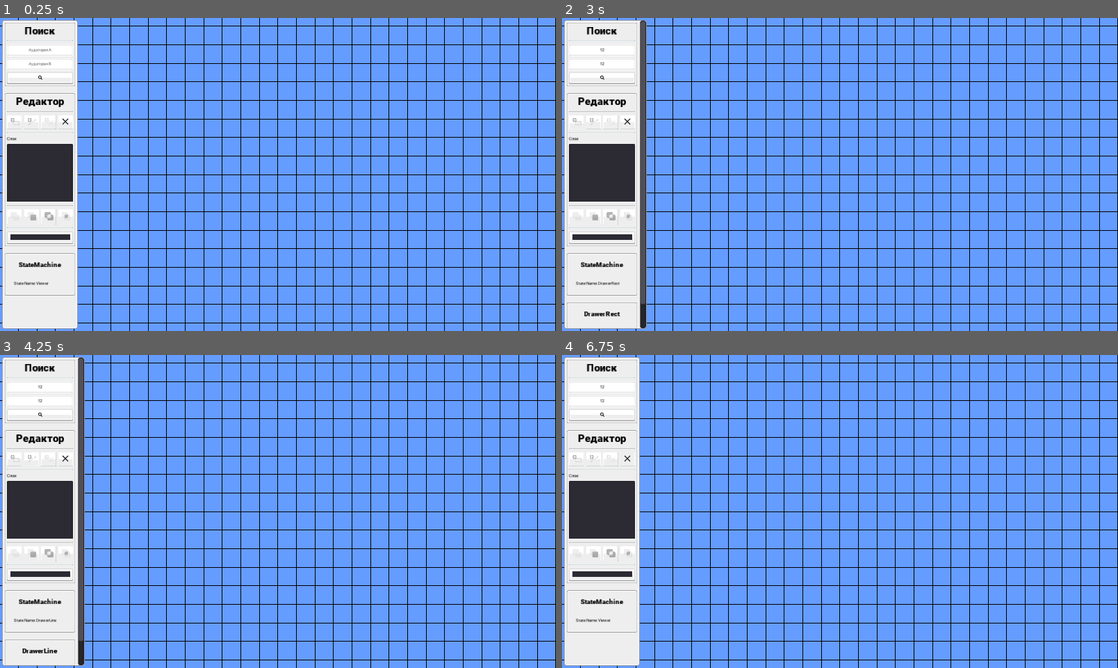
Above: before the commit, frames 1-4 (two rows, left to right).
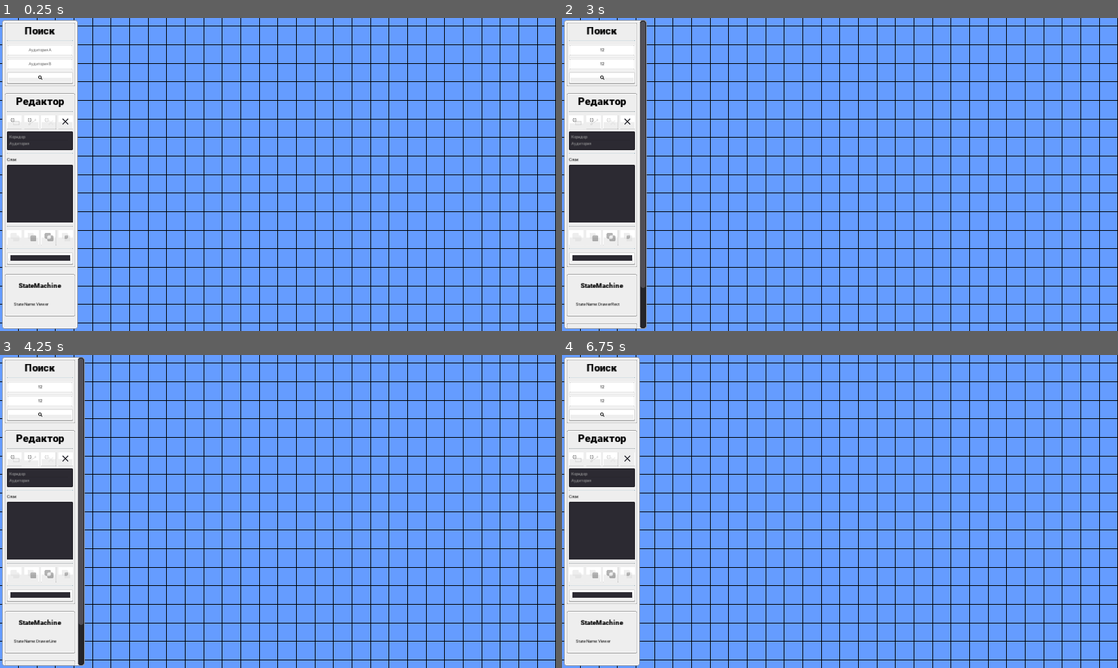
Above: after the commit, the same moments.

Repository: nikolai-in/MapDemo
Game: Godot game, scene res://src/Main/Main.tscn
Two runs of this game, one before a commit and one after it. Both use one fixed random seed, a clock stepped at 60 frames per second and the inputs below.
Inputs (mouse positions are in pixels of both pictures, inside the frame that each line leads up to):
- Up to frame 1 (0.25 s): no input
- Up to frame 2 (3 s): click (600, 49) at 0.52 s; type "12" at 0.6 s; click (600, 64) at 0.75 s; type "12" at 0.83 s; click (628, 121) at 1.25 s; click "" at 2 s; click (578, 121) at 2.75 s
- Up to frame 3 (4.25 s): click (33, 458) at 3.5 s
- Up to frame 4 (6.75 s): click "" at 4.25 s; click (578, 458) at 5 s; click (595, 458) at 5.75 s; click (628, 458) at 6.5 s

The runs differ from the first frame. In frame 1, 2.8% of the frame differs, in the area x 0-14%, y 36-96%; in frame 2, 3.0%, in the area x 0-15%, y 36-98%; in frame 3, 3.0%; in frame 4, 2.8%.

Commit message:
:sparkles: Color memory and types

Diff:
--- a/app/src/Main/Main.tscn
+++ b/app/src/Main/Main.tscn
@@ -26,6 +26,7 @@
 [ext_resource path="res://src/UI/Search/SearchField/SearchField.tscn" type="PackedScene" id=24]
 [ext_resource path="res://src/UI/debug/DebugPanel.tscn" type="PackedScene" id=25]
 [ext_resource path="res://assets/icons/del.svg" type="Texture" id=26]
+[ext_resource path="res://src/UI/Editor/Tools/RoomTypes.gd" type="Script" id=27]
 
 [sub_resource type="DynamicFont" id=1]
 use_mipmaps = true
@@ -63,7 +64,7 @@
 
 [node name="Column" type="VBoxContainer" parent="UI/Sidebar/ScrollContainer"]
 margin_right = 260.0
-margin_bottom = 980.0
+margin_bottom = 1006.0
 
 [node name="Search" type="MarginContainer" parent="UI/Sidebar/ScrollContainer/Column"]
 margin_right = 260.0
@@ -120,26 +121,26 @@
 [node name="Editor" type="MarginContainer" parent="UI/Sidebar/ScrollContainer/Column"]
 margin_top = 243.0
 margin_right = 260.0
-margin_bottom = 787.0
+margin_bottom = 813.0
 rect_min_size = Vector2( 200, 0 )
 
 [node name="Panel" type="Panel" parent="UI/Sidebar/ScrollContainer/Column/Editor"]
 margin_left = 8.0
 margin_top = 8.0
 margin_right = 252.0
-margin_bottom = 536.0
+margin_bottom = 562.0
 
 [node name="Margin" type="MarginContainer" parent="UI/Sidebar/ScrollContainer/Column/Editor"]
 margin_left = 8.0
 margin_top = 8.0
 margin_right = 252.0
-margin_bottom = 536.0
+margin_bottom = 562.0
 
 [node name="Column" type="VBoxContainer" parent="UI/Sidebar/ScrollContainer/Column/Editor/Margin"]
 margin_left = 8.0
 margin_top = 8.0
 margin_right = 236.0
-margin_bottom = 520.0
+margin_bottom = 546.0
 
 [node name="Name" type="Label" parent="UI/Sidebar/ScrollContainer/Column/Editor/Margin/Column"]
 margin_right = 228.0
@@ -193,15 +194,22 @@
 size_flags_horizontal = 3
 icon = ExtResource( 26 )
 
+[node name="RoomTypes" type="ItemList" parent="UI/Sidebar/ScrollContainer/Column/Editor/Margin/Column"]
+margin_top = 124.0
+margin_right = 228.0
+margin_bottom = 142.0
+auto_height = true
+script = ExtResource( 27 )
+
 [node name="Sep2" type="HSeparator" parent="UI/Sidebar/ScrollContainer/Column/Editor/Margin/Column"]
-margin_top = 124.0
-margin_right = 228.0
-margin_bottom = 132.0
+margin_top = 150.0
+margin_right = 228.0
+margin_bottom = 158.0
 
 [node name="Layers" type="VBoxContainer" parent="UI/Sidebar/ScrollContainer/Column/Editor/Margin/Column"]
-margin_top = 140.0
-margin_right = 228.0
-margin_bottom = 367.0
+margin_top = 166.0
+margin_right = 228.0
+margin_bottom = 393.0
 
 [node name="Name" type="Label" parent="UI/Sidebar/ScrollContainer/Column/Editor/Margin/Column/Layers"]
 margin_right = 228.0
@@ -218,14 +226,14 @@
 script = ExtResource( 23 )
 
 [node name="Sep3" type="HSeparator" parent="UI/Sidebar/ScrollContainer/Column/Editor/Margin/Column"]
-margin_top = 375.0
-margin_right = 228.0
-margin_bottom = 383.0
+margin_top = 401.0
+margin_right = 228.0
+margin_bottom = 409.0
 
 [node name="Bools" type="HBoxContainer" parent="UI/Sidebar/ScrollContainer/Column/Editor/Margin/Column"]
-margin_top = 391.0
-margin_right = 228.0
-margin_bottom = 445.0
+margin_top = 417.0
+margin_right = 228.0
+margin_bottom = 471.0
 
 [node name="Unite" type="Button" parent="UI/Sidebar/ScrollContainer/Column/Editor/Margin/Column/Bools"]
 margin_right = 51.3241
@@ -259,20 +267,20 @@
 icon = ExtResource( 16 )
 
 [node name="Sep4" type="HSeparator" parent="UI/Sidebar/ScrollContainer/Column/Editor/Margin/Column"]
-margin_top = 453.0
-margin_right = 228.0
-margin_bottom = 461.0
+margin_top = 479.0
+margin_right = 228.0
+margin_bottom = 487.0
 
 [node name="ColorPickerButton" type="ColorPickerButton" parent="UI/Sidebar/ScrollContainer/Column/Editor/Margin/Column"]
-margin_top = 469.0
-margin_right = 228.0
-margin_bottom = 512.251
+margin_top = 495.0
+margin_right = 228.0
+margin_bottom = 538.251
 color = Color( 0.172549, 0.164706, 0.196078, 1 )
 
 [node name="Margin" type="MarginContainer" parent="UI/Sidebar/ScrollContainer/Column"]
-margin_top = 795.0
-margin_right = 260.0
-margin_bottom = 956.64
+margin_top = 821.0
+margin_right = 260.0
+margin_bottom = 982.64
 
 [node name="DebugPanel" parent="UI/Sidebar/ScrollContainer/Column/Margin" instance=ExtResource( 25 )]
 margin_right = 252.0
@@ -297,9 +305,9 @@
 margin_bottom = 39.0
 
 [node name="StateOptions" type="MarginContainer" parent="UI/Sidebar/ScrollContainer/Column"]
-margin_top = 964.0
-margin_right = 260.0
-margin_bottom = 980.0
+margin_top = 990.0
+margin_right = 260.0
+margin_bottom = 1006.0
 
 [node name="StateMachine" type="Node" parent="."]
 script = ExtResource( 6 )
@@ -334,6 +342,7 @@
 [connection signal="toggled" from="UI/Sidebar/ScrollContainer/Column/Editor/Margin/Column/Tools/AddPoint" to="UI/Sidebar/ScrollContainer/Column/Editor/Margin/Column/Tools/AddLine" method="_on_tool_toggled"]
 [connection signal="toggled" from="UI/Sidebar/ScrollContainer/Column/Editor/Margin/Column/Tools/AddPoint" to="StateMachine/Viewer" method="_on_AddPoint_toggled"]
 [connection signal="pressed" from="UI/Sidebar/ScrollContainer/Column/Editor/Margin/Column/Tools/Del" to="StateMachine/Selection" method="_on_Del_pressed"]
+[connection signal="item_selected" from="UI/Sidebar/ScrollContainer/Column/Editor/Margin/Column/RoomTypes" to="UI/Sidebar/ScrollContainer/Column/Editor/Margin/Column/RoomTypes" method="_on_RoomTypes_item_selected"]
 [connection signal="multi_selected" from="UI/Sidebar/ScrollContainer/Column/Editor/Margin/Column/Layers/Tree" to="StateMachine/Selection" method="_on_Tree_multi_selected"]
 [connection signal="pressed" from="UI/Sidebar/ScrollContainer/Column/Editor/Margin/Column/Bools/Unite" to="StateMachine/Selection" method="_on_Unite_pressed"]
 [connection signal="pressed" from="UI/Sidebar/ScrollContainer/Column/Editor/Margin/Column/Bools/Subtract" to="StateMachine/Selection" method="_on_Subtract_pressed"]
--- a/app/src/Main/Selection.gd
+++ b/app/src/Main/Selection.gd
@@ -11,15 +11,15 @@
 		var origin = item.get_metadata(column)
 		if is_instance_valid(origin) && origin is Polygon2D:
 			if selected:
-				print("\n1111111111\n", origin, selected, "\n1111111111\n")
+				# print("\n1111111111\n", origin, selected, "\n1111111111\n")
 				origin.self_modulate = Color( 2, 2, 2, 0.99 )
 				selection.append(origin)
 			else:
-				print("\n000000000000\n", origin, selected, "\nn000000000000\n")
+				# print("\n000000000000\n", origin, selected, "\nn000000000000\n")
 				origin.self_modulate = Color( 1, 1, 1, 1 )
 				selection.remove(selection.find(origin))
 	else:
-		item.free()
+		_state_machine.transition_to("Viewer")
 	print("\n:::::::::\n", selection, "\n:::::::::\n")
 
 
@@ -39,12 +39,11 @@
 	if event is InputEventMouseButton:
 		if event.is_pressed():
 			if event.button_index == BUTTON_LEFT:
-					_state_machine.transition_to("Viewer")
+				_state_machine.transition_to("Viewer")
 
 
 static func merge_polygons(merger: Array):
-	var main: Polygon2D = merger[0]
-	merger.pop_front()
+	var main: Polygon2D = merger.pop_front()
 	for sub in merger:
 		main.polygon = Geometry.merge_polygons_2d(main.polygon, sub.polygon).max()
 	return main.polygon
--- a/app/src/UI/Editor/Layers/LayersTree.gd
+++ b/app/src/UI/Editor/Layers/LayersTree.gd
@@ -10,6 +10,9 @@
 	clear()
 	var root: TreeItem = create_item(self)
 	for element in MapCanvas.get_children():
+		if element == $_NULL:
+			element.free()
+			continue
 		if is_instance_valid(element):
 			var item: = create_item(root)
 			item.set_text(0, element.name)
--- /dev/null
+++ b/app/src/UI/Editor/Tools/RoomTypes.gd
@@ -0,0 +1,30 @@
+extends ItemList
+
+
+# Declare member variables here. Examples:
+# var a: int = 2
+# var b: String = "text"
+
+onready var color_picker: = get_node("../ColorPickerButton")
+
+var colors = []
+var index_old: = 0
+
+
+# Called when the node enters the scene tree for the first time.
+func _ready() -> void:
+	add_item("Коридор")
+	add_item("Аудитория")
+	colors.append(Color("2c2a32"))
+	colors.append(Color("b2df2727"))
+
+
+# Called every frame. 'delta' is the elapsed time since the previous frame.
+#func _process(delta: float) -> void:
+#	pass
+
+
+func _on_RoomTypes_item_selected(index: int) -> void:
+	colors[index_old] = color_picker.color
+	color_picker.color = colors[index]
+	index_old = index
Not shown: 1 places in app/src/Main/Main.tscn that only renumber resources
